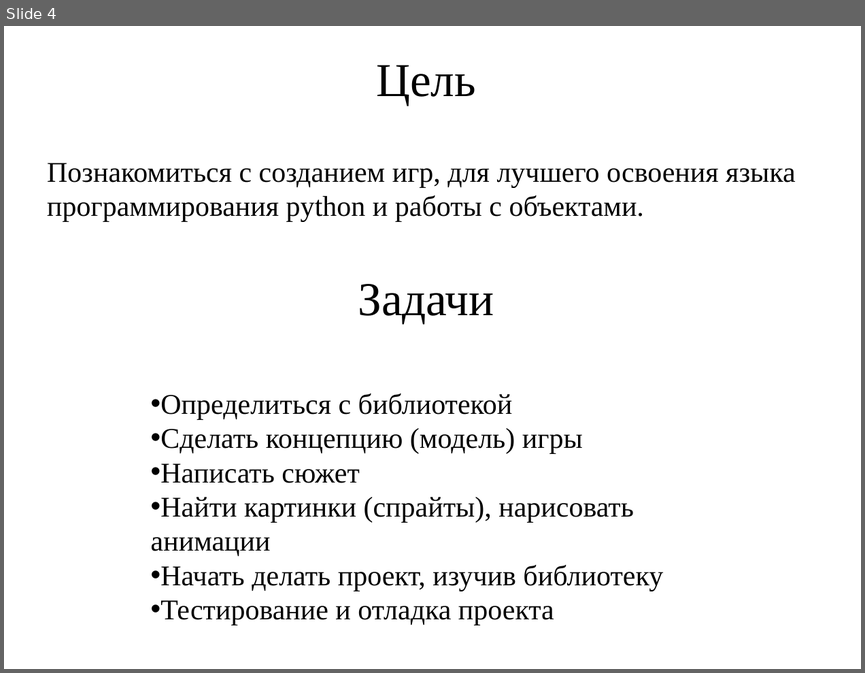
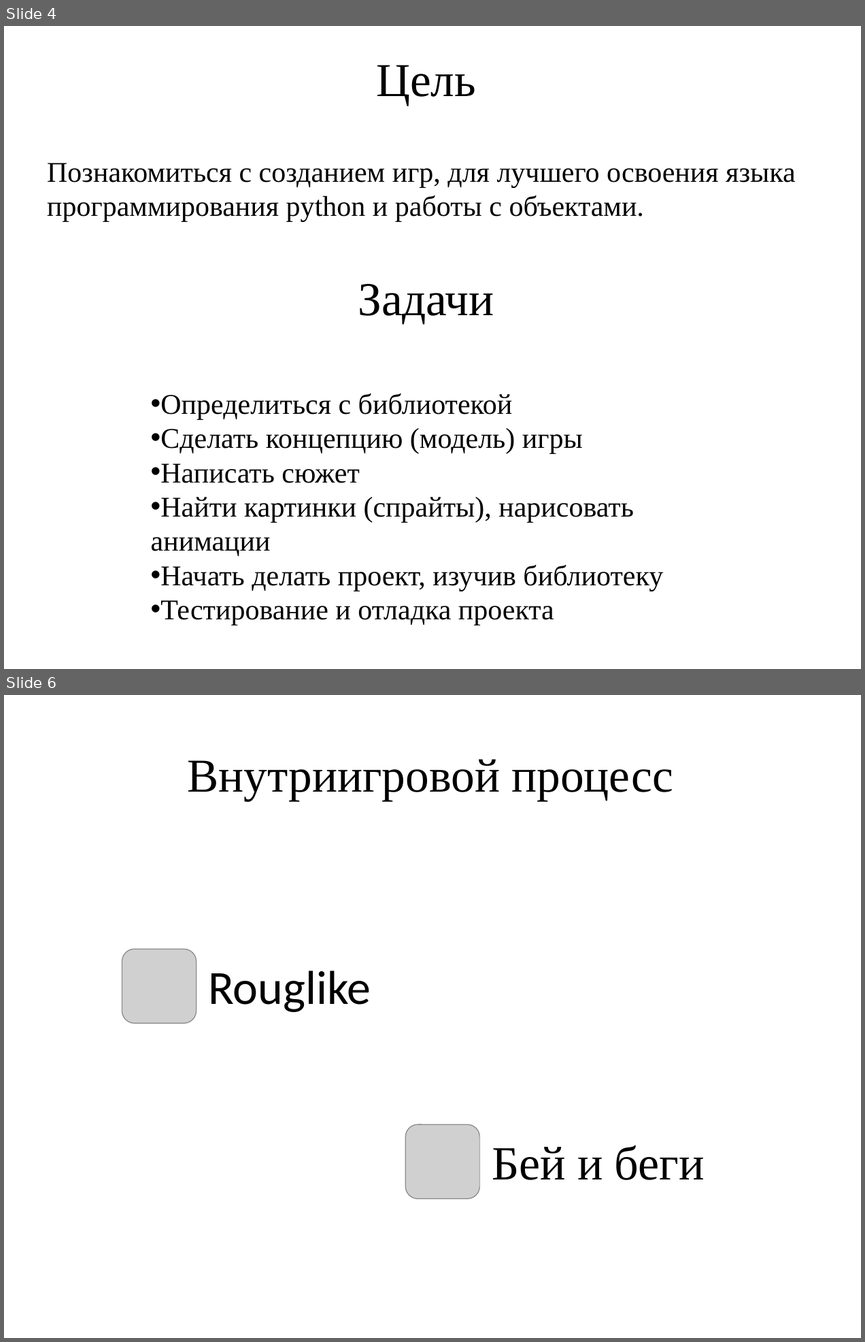
Before and after one commit to Arktoth/Cyber-Ravage, a slide deck: Cyber Ravage.pptx. Shown one above the other, each under a label of ours: slide 4 before the commit, slides 4 and 6 after it; the slides between them are not shown. The pictures are 865x673 and 865x1342 pixels, drawn with LibreOffice and Linux fonts; fonts in the diff are those of the drawing; grey boxes stand for pictures; background and template pictures are left out. Boxes give left, top, right and bottom in pixels: in the first picture for what was removed or moved away, otherwise in the second. Text is boxed around its words. In the diff, an @@ line names an element or a change of style, - is before the commit and + after.

```diff
--- a/Cyber Ravage.pptx
+++ b/Cyber Ravage.pptx
@@ slide 6 added at <box>4,695,861,1338</box>, background picture (left out) @@
@@ title added at <box>188,759,673,801</box>, 39.6 pt, text #000000 @@
+Внутриигровой процесс
@@ picture added at <box>122,949,197,1023</box> @@
@@ text added at <box>208,970,371,1012</box>, 40 pt, text #000000 @@
+Rouglike
@@ picture added at <box>406,1124,481,1199</box> @@
@@ text added at <box>492,1145,704,1180</box>, 40 pt, text #000000 @@
+Бей и беги
```
Also in this commit, not shown: 4 other slides added.
